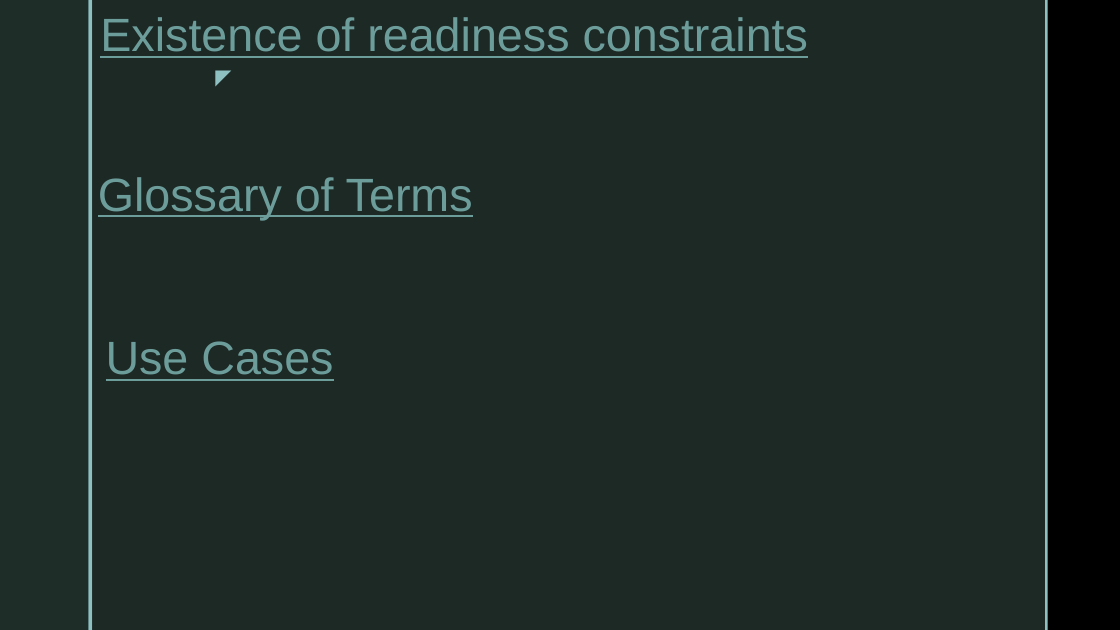
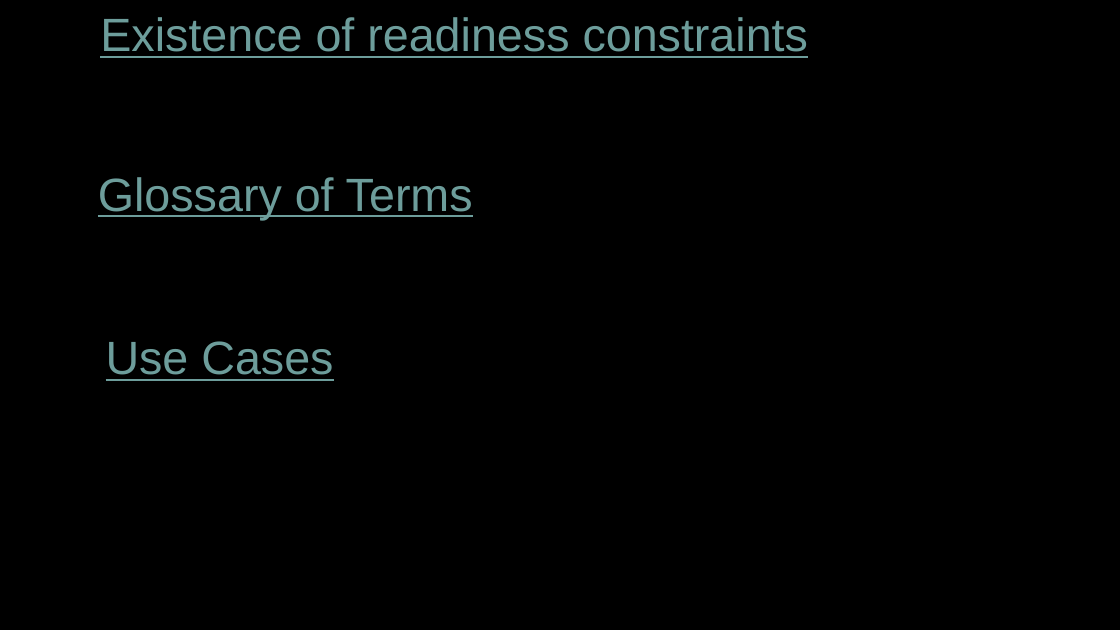
Before and after one commit to bshahar/Trading-system, a slide deck: slide 13 of docs/Version-0.pptx. Drawn at 1120x630 pixels with LibreOffice and Linux fonts; fonts in the diff are those of the drawing; background and template pictures are left out. Boxes give left, top, right and bottom in pixels: in the first picture for what was removed or moved away, otherwise in the second. Text is boxed around its words. In the diff, an @@ line names an element or a change of style, - is before the commit and + after.

```diff
--- a/docs/Version-0.pptx
+++ b/docs/Version-0.pptx
@@ rectangle removed at (0,0,88,630) @@
@@ rectangle removed at (88,0,92,630) @@
@@ rectangle removed at (92,0,1045,630) @@
@@ rectangle removed at (1045,0,1048,630) @@
@@ text removed at (202,59,239,92) @@
-◤
```
Also in this commit, not shown: 1 other slide changed, 2 other files.
